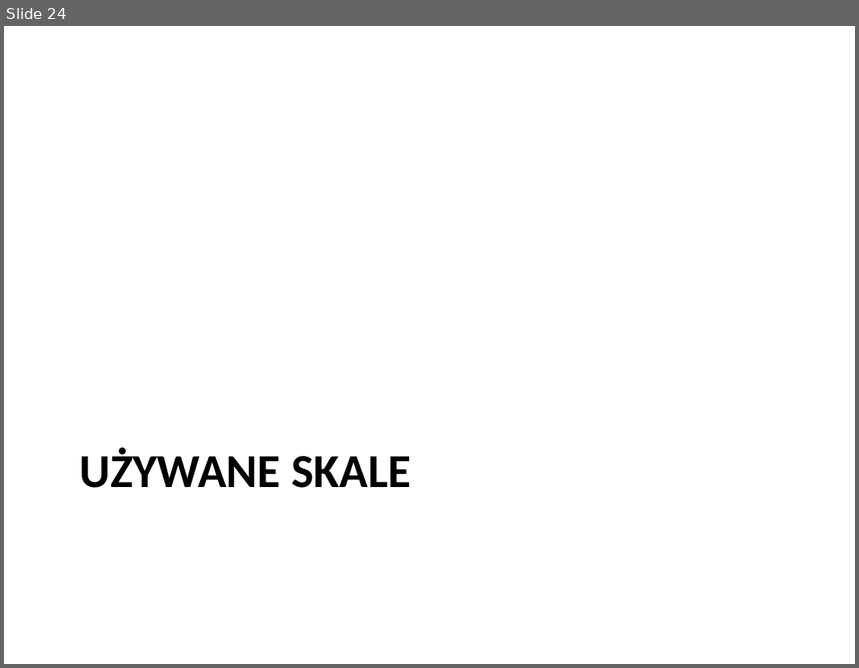
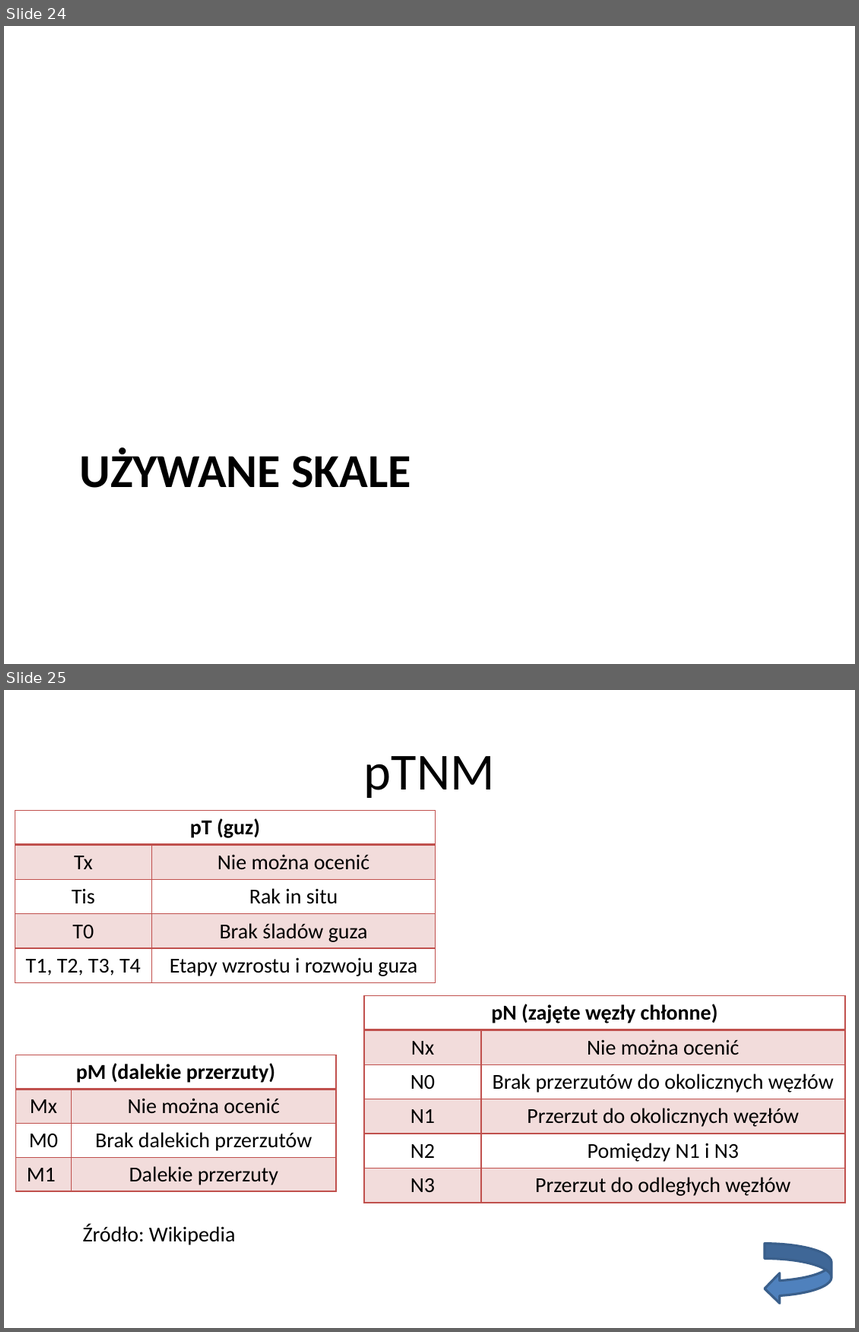
Before and after one commit to empro314/PBB, a slide deck: [1.3] Czy-stan-zapalny-ma-wpływ-na-raka-płuca.pptx. Shown one above the other, each under a label of ours: slide 24 before the commit, slides 24 and 25 after it. The pictures are 859x668 and 859x1332 pixels, drawn with LibreOffice and Linux fonts; fonts in the diff are those of the drawing. Boxes give left, top, right and bottom in pixels: in the first picture for what was removed or moved away, otherwise in the second. Text is boxed around its words. In the diff, an @@ line names an element or a change of style, - is before the commit and + after.

```diff
--- a/[1.3] Czy-stan-zapalny-ma-wpływ-na-raka-płuca.pptx
+++ b/[1.3] Czy-stan-zapalny-ma-wpływ-na-raka-płuca.pptx
@@ slide 25 added at (4, 690, 855, 1328), background #FFFFFF @@
@@ title added at (364, 756, 495, 798), 44 pt, text #000000 @@
+pTNM
@@ table added at (15, 810, 436, 983), 5 rows, 2 columns @@
+pT (guz) | 
+Tx | Nie można ocenić
+Tis | Rak in situ
+T0 | Brak śladów guza
+T1, T2, T3, T4 | Etapy wzrostu i rozwoju guza
@@ table added at (364, 996, 845, 1202), 6 rows, 2 columns @@
+pN (zajęte węzły chłonne) | 
+Nx | Nie można ocenić
+N0 | Brak przerzutów do okolicznych węzłów
+N1 | Przerzut do okolicznych węzłów
+N2 | Pomiędzy N1 i N3
+N3 | Przerzut do odległych węzłów
@@ table added at (16, 1055, 336, 1192), 4 rows, 2 columns @@
+pM (dalekie przerzuty) | 
+Mx | Nie można ocenić
+M0 | Brak dalekich przerzutów
+M1 | Dalekie przerzuty
@@ text added at (83, 1224, 236, 1246), 18 pt, text #000000 @@
+Źródło: Wikipedia
@@ curved left arrow added at (765, 1244, 832, 1305), fill #4F81BD, outline #3A5F8C 2 pt @@
```
Also in this commit, not shown: 3 slides changed, 1 slide removed.
